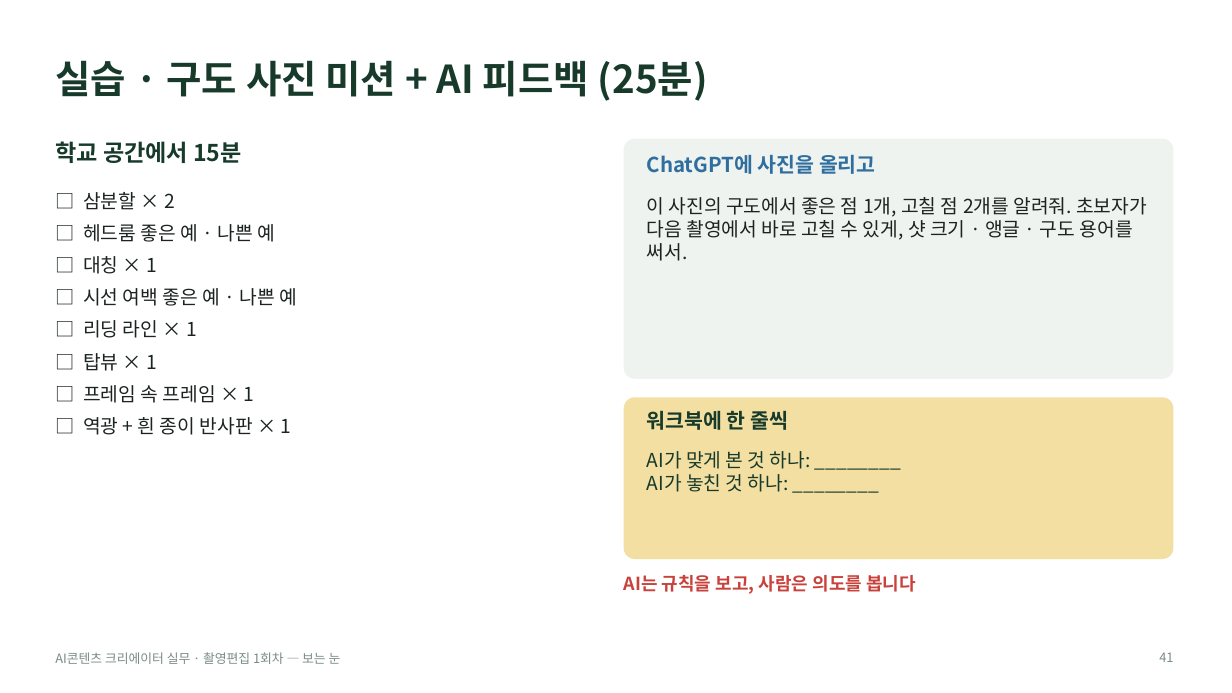
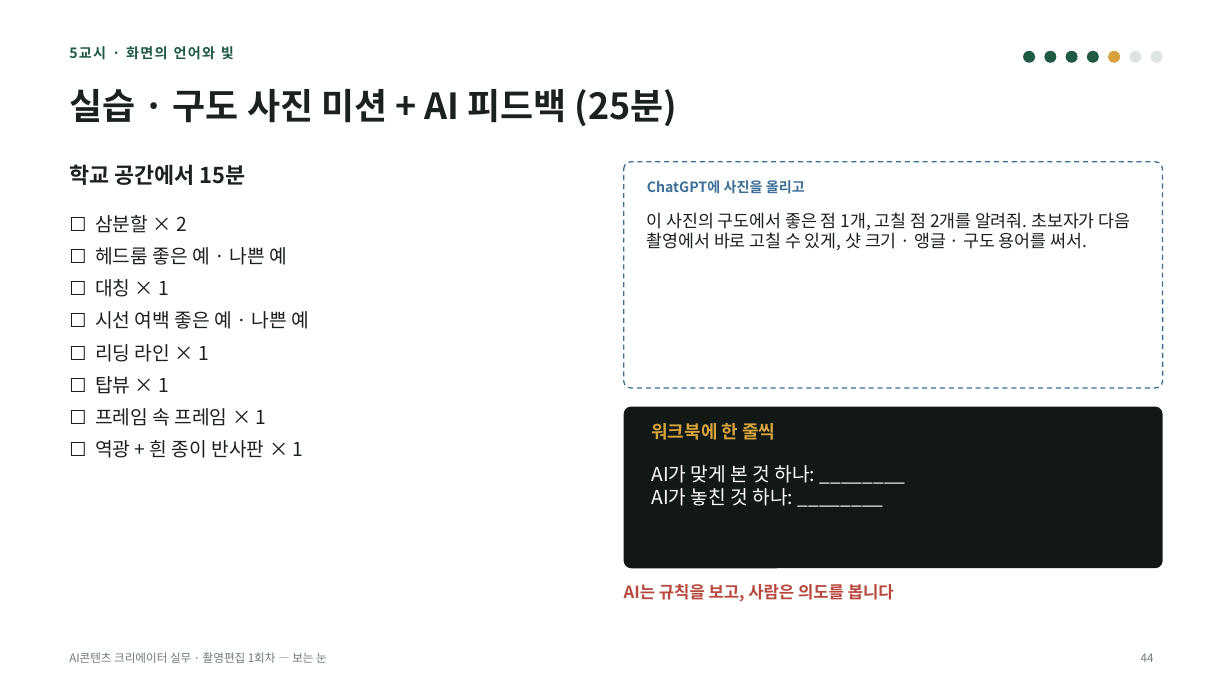
Before and after one commit to yujida/MARUBIT, a slide deck: slide 44 of lectures/01/1회차_보는눈_슬라이드.pptx (slide 41 before the commit). Drawn at 1232x693 pixels with LibreOffice and Linux fonts; fonts in the diff are those of the drawing. Boxes give left, top, right and bottom in pixels: in the first picture for what was removed or moved away, otherwise in the second. Text is boxed around its words. In the diff, an @@ line names an element or a change of style, - is before the commit and + after.

```diff
--- a/lectures/01/1회차_보는눈_슬라이드.pptx
+++ b/lectures/01/1회차_보는눈_슬라이드.pptx
@@ text added at bbox=[69, 46, 234, 60], 11 pt, text #1F5A43, bold @@
+5교시 · 화면의 언어와 빛
@@ ellipse added at bbox=[1023, 51, 1035, 63], fill #1F5A43 @@
@@ ellipse added at bbox=[1044, 51, 1056, 63], fill #1F5A43 @@
@@ ellipse added at bbox=[1066, 51, 1078, 63], fill #1F5A43 @@
@@ ellipse added at bbox=[1087, 51, 1099, 63], fill #1F5A43 @@
@@ ellipse added at bbox=[1108, 51, 1120, 63], fill #D6A23C @@
@@ ellipse added at bbox=[1129, 51, 1141, 63], fill #DDE4E0 @@
@@ ellipse added at bbox=[1151, 51, 1163, 63], fill #DDE4E0 @@
@@ title "실습 · 구도 사진 미션 ...": place and size @@
-title "실습 · 구도 사진 미션 ..." at bbox=[55, 60, 708, 101]
+title "실습 · 구도 사진 미션 ..." at bbox=[69, 89, 677, 126]
@@ title "실습 · 구도 사진 미션 ..." at bbox=[69, 89, 677, 126]: size 30 to 28 pt, text colour #173A2B to #1B211E @@
@@ text "학교 공간에서 15분": place and size @@
-text "학교 공간에서 15분" at bbox=[55, 141, 241, 163]
+text "학교 공간에서 15분" at bbox=[69, 164, 246, 185]
@@ text "학교 공간에서 15분" at bbox=[69, 164, 246, 185]: size 18 to 17 pt, text colour #173A2B to #1B211E @@
@@ rounded rectangle: place and size @@
-rounded rectangle at bbox=[624, 139, 1174, 379]
+rounded rectangle at bbox=[624, 162, 1163, 388]
@@ rounded rectangle at bbox=[624, 162, 1163, 388]: fill #EEF3F0 to #FFFFFF; outline none to #3B6F97 1 pt dashed; proportions changed @@
@@ text "ChatGPT에 사진을 올리고": place and size @@
-text "ChatGPT에 사진을 올리고" at bbox=[647, 154, 876, 174]
+text "ChatGPT에 사진을 올리고" at bbox=[647, 180, 805, 194]
@@ text "ChatGPT에 사진을 올리고" at bbox=[647, 180, 805, 194]: size 16 to 11 pt, text colour #2F6E9E to #3B6F97 @@
@@ text at bbox=[95, 215, 309, 458]: text changed; text colour #1C2420 to #1B211E @@
-□ 삼분할 × 2
-□ 헤드룸 좋은 예 · 나쁜 예
-□ 대칭 × 1
-□ 시선 여백 좋은 예 · 나쁜 예
-□ 리딩 라인 × 1
-□ 탑뷰 × 1
-□ 프레임 속 프레임 × 1
-□ 역광 + 흰 종이 반사판 × 1
+☐ 삼분할 × 2
+☐ 헤드룸 좋은 예 · 나쁜 예
+☐ 대칭 × 1
+☐ 시선 여백 좋은 예 · 나쁜 예
+☐ 리딩 라인 × 1
+☐ 탑뷰 × 1
+☐ 프레임 속 프레임 × 1
+☐ 역광 + 흰 종이 반사판 × 1
@@ text "이 사진의 구도에서 좋은 점 ...": place and size @@
-text "이 사진의 구도에서 좋은 점 ..." at bbox=[647, 197, 1147, 261]
+text "이 사진의 구도에서 좋은 점 ..." at bbox=[647, 212, 1131, 250]
@@ text "이 사진의 구도에서 좋은 점 ..." at bbox=[647, 212, 1131, 250]: size 15 to 13.5 pt, text colour #1C2420 to #1B211E @@
@@ rounded rectangle: place and size @@
-rounded rectangle at bbox=[624, 397, 1174, 559]
+rounded rectangle at bbox=[624, 407, 1163, 568]
@@ rounded rectangle at bbox=[624, 407, 1163, 568]: fill #F3DFA2 to #121816; proportions changed @@
@@ text "워크북에 한 줄씩": place and size @@
-text "워크북에 한 줄씩" at bbox=[647, 410, 788, 430]
+text "워크북에 한 줄씩" at bbox=[651, 423, 775, 440]
@@ text "워크북에 한 줄씩" at bbox=[651, 423, 775, 440]: size 16 to 14 pt, text colour #173A2B to #D6A23C @@
@@ text "AI가 맞게 본 것 하나: ...": place and size @@
-text "AI가 맞게 본 것 하나: ..." at bbox=[647, 451, 811, 492]
+text "AI가 맞게 본 것 하나: ..." at bbox=[651, 465, 815, 506]
@@ text "AI가 맞게 본 것 하나: ..." at bbox=[651, 465, 815, 506]: text colour #173A2B to #FFFFFF @@
@@ text "AI는 규칙을 보고, 사람은 의도를 ...": place and size @@
-text "AI는 규칙을 보고, 사람은 의도를 ..." at bbox=[624, 575, 916, 594]
+text "AI는 규칙을 보고, 사람은 의도를 ..." at bbox=[624, 584, 894, 602]
@@ text "AI는 규칙을 보고, 사람은 의도를 ..." at bbox=[624, 584, 894, 602]: size 14 to 13 pt, text colour #C8423B to #B8473E @@
@@ text "AI콘텐츠 크리에이터 실무 · 촬영편집 ...": place and size @@
-text "AI콘텐츠 크리에이터 실무 · 촬영편집 ..." at bbox=[55, 652, 341, 664]
+text "AI콘텐츠 크리에이터 실무 · 촬영편집 ..." at bbox=[69, 652, 327, 663]
@@ text "AI콘텐츠 크리에이터 실무 · 촬영편집 ..." at bbox=[69, 652, 327, 663]: size 10 to 9 pt, text colour #7A8C83 to #6E7A74 @@
@@ page number added at bbox=[1141, 653, 1154, 662], 9 pt, text #6E7A74 @@
+44
@@ page number removed at bbox=[1159, 652, 1173, 662] @@
-41
```
Also in this commit, not shown: 47 other slides changed, 9 slides added, 6 slides removed, 11 other files.
